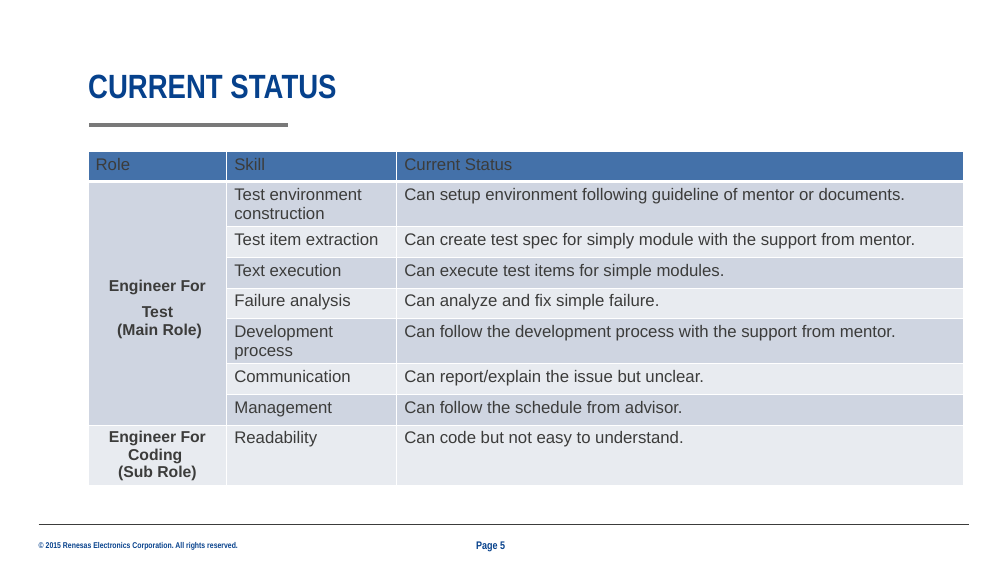
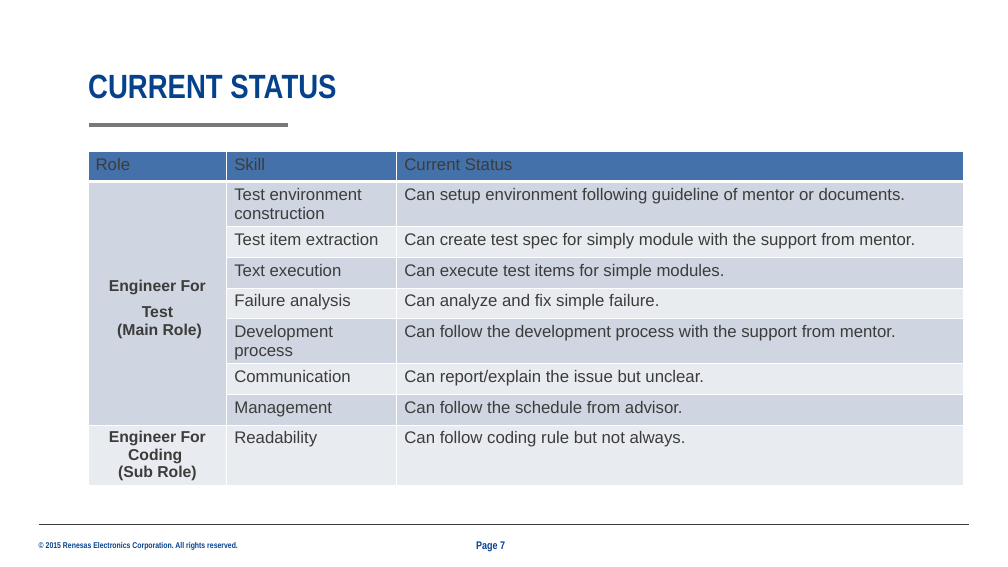
Before and after one commit to boheomap/afsdfsddsf, a slide deck: slide 7 of 25G_TrainingPlan_ThanhPham_2001_new_Jun28.pptx (slide 5 before the commit). Drawn at 1008x567 pixels with LibreOffice and Linux fonts; fonts in the diff are those of the drawing; background and template pictures are left out. Boxes give left, top, right and bottom in pixels: in the first picture for what was removed or moved away, otherwise in the second. Text is boxed around its words. In the diff, an @@ line names an element or a change of style, - is before the commit and + after.

```diff
--- a/25G_TrainingPlan_ThanhPham_2001_new_Jun28.pptx
+++ b/25G_TrainingPlan_ThanhPham_2001_new_Jun28.pptx
@@ table at (x1=88, y1=151, x2=964, y2=495) @@
-row 9, column 3: Can code but not easy to understand.
+row 9, column 3: Can follow coding rule but not always.
@@ page number at (x1=476, y1=541, x2=505, y2=551): text changed @@
-Page 5
+Page 7
```
Also in this commit, not shown: 8 other slides changed, 6 slides added, 3 slides removed.
